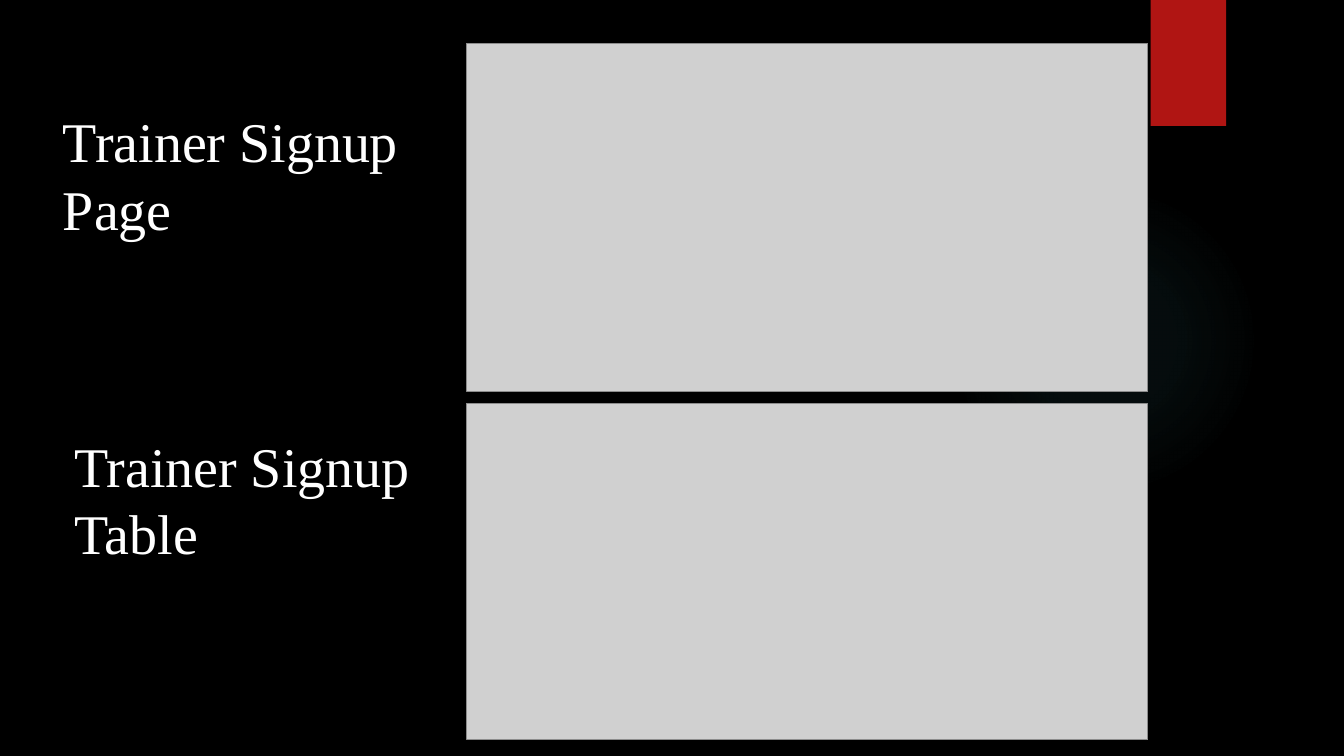
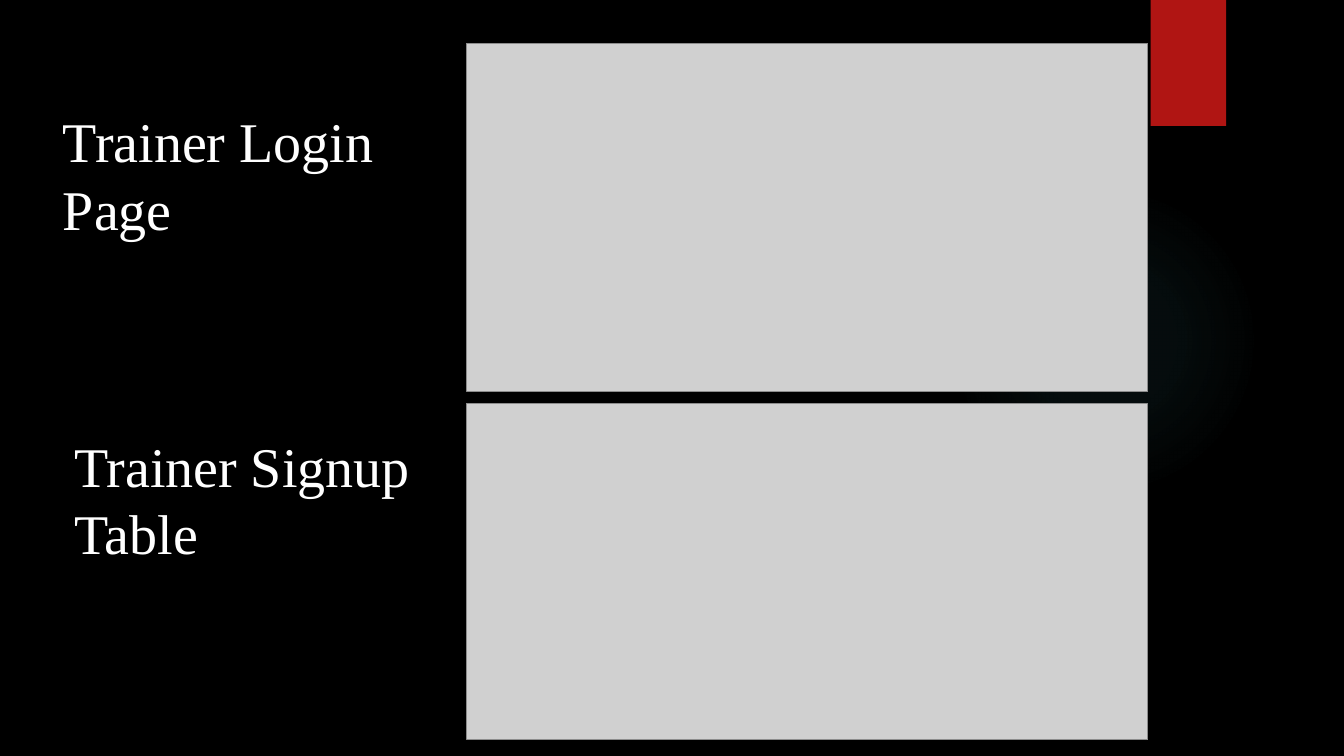
Before and after one commit to abhisheks10202/report, a slide deck: slide 7 of doggo ppt.pptx. Drawn at 1344x756 pixels with LibreOffice and Linux fonts; fonts in the diff are those of the drawing; grey boxes stand for pictures; background and template pictures are left out. Boxes give left, top, right and bottom in pixels: in the first picture for what was removed or moved away, otherwise in the second. Text is boxed around its words. In the diff, an @@ line names an element or a change of style, - is before the commit and + after.

```diff
--- a/doggo ppt.pptx
+++ b/doggo ppt.pptx
@@ text at [63,125,373,173]: text changed @@
-Trainer Signup
+Trainer Login
```
Also in this commit, not shown: 2 other slides changed, 2 slides added, 2 slides removed, 2 other files.
